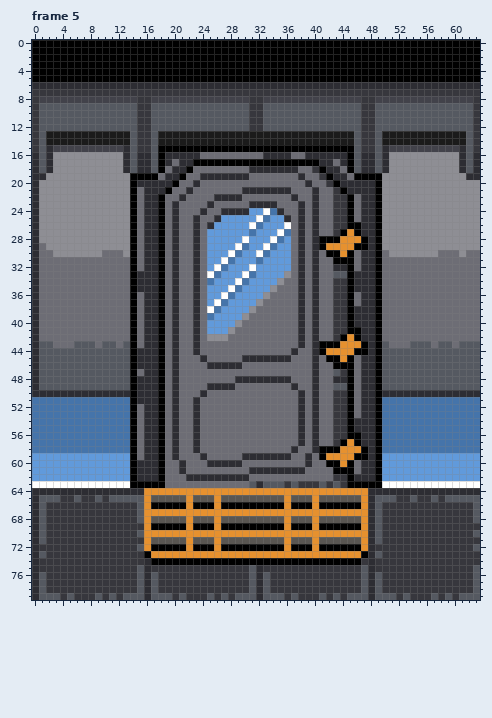
Pixel-art file -- Assets/Sprite/Interagibili/Door1/PortonePiano2.aseprite. This is how it looked before the edit.
64x80 pixels, 12 frames. Colours within 5 levels of each other are drawn and written as one. Shown: frame 5. The commit also changed other frames, which this record leaves out.
And afterwards:
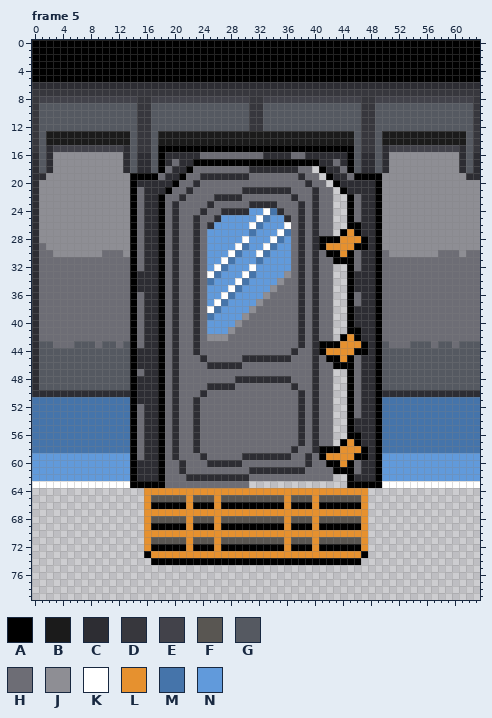
Palette (. is transparent): A #000000  B #1b1b1b  C #2d2d33  D #37373d  E #42424a  F #595652  G #555961  H #6d6d75  J #8e8e94  K #ffffff  L #e6912f  M #4574aa  N #619adb
Change:
layer "Layer 18" removed
--- frame 5
@@ x 38..46 @@
 17 AAACCHCAG
-18 HHDACCHAG
-19 CHHDACCHA
-20 HCHHDACCC
-21 HHCHHDACC
-22 HHCHHDDAH
-23 CHCHHDDAH
-24 CHCHHDDAH
-25 CHCHHDDAH
-26 CHCHHDDAA
-27 CHCHHDALA
+18 HH.ACCHAG
+19 CHH.ACCHA
+20 HCHH.ACCC
+21 HHCHH.ACC
+22 HHCHH..AH
+23 CHCHH..AH
+24 CHCHH..AH
+25 CHCHH..AH
+26 CHCHH..AA
+27 CHCHH.ALA
 28 CHCAAALLL
@@ x 41..46 @@
 31 HHAAAH
-32 HHCCAH
-33 HHGGAC
-34 HHDDAC
-35 HHDDAC
-36 HHDDAH
-37 HHDDAH
-38 HHDDAC
-39 HHDDAC
-40 HHDDAC
-41 HHDDAA
-42 HHDALA
+32 HH..AH
+33 HH..AC
+34 HH..AC
+35 HH..AC
+36 HH..AH
+37 HH..AH
+38 HH..AC
+39 HH..AC
+40 HH..AC
+41 HH..AA
+42 HH.ALA
 43 AAALLL
@@ x 41..46 @@
 46 HHAAAH
-47 HHGDAH
-48 HHCCAH
-49 HHGGAH
-50 HHDDAH
-51 HHDDAH
-52 HHDDAH
-53 HHDDAH
-54 HHDDAC
-55 HHDDAC
-56 HHDDAA
-57 HHDALA
+47 HH..AH
+48 HH..AH
+49 HH..AH
+50 HH..AH
+51 HH..AH
+52 HH..AH
+53 HH..AH
+54 HH..AC
+55 HH..AC
+56 HH..AA
+57 HH.ALA
 58 AAALLL
@@ x 0..63 @@
 61 NNNNNNNNNNNNNNACCCAHHCHHHHHHHHHCCCCCCCCHHHHAAAHCCANNNNNNNNNNNNNN
-62 NNNNNNNNNNNNNNACCCAHHHCCCCCCCCCHHHHHHHHHHHHDDACCCANNNNNNNNNNNNNN
-63 KKKKKKKKKKKKKKAAAAAHHHHHHHHHHHHGCGGGDGDDDGDGDAAAAAKKKKKKKKKKKKKK
-64 CCCCCCCCCCCCCCCCLLLLLLLLLLLLLLLLLLLLLLLLLLLLLLLLCCCCCCCCCCCCCCCC
-65 CGGGDDGDDGDGGGGGLFFFFFLFFFLFFFFFFFFFLFFFLFFFFFFLCGGGDDGDDGDGGGGG
-66 CGDDDDDDDDDDDDDGLAAAAALAAALAAAAAAAAALAAALAAAAAALCGDDDDDDDDDDDDDG
-67 CGDDDDDDDDDDDDDGLLLLLLLLLLLLLLLLLLLLLLLLLLLLLLLLCGDDDDDDDDDDDDDG
-68 CGDDDDDDDDDDDDDGLFFFFFLFFFLFFFFFFFFFLFFFLFFFFFFLCGDDDDDDDDDDDDDG
-69 CGDDDDDDDDDDDDDDLAAAAALAAALAAAAAAAAALAAALAAAAAALCGDDDDDDDDDDDDDD
-70 CGDDDDDDDDDDDDDGLLLLLLLLLLLLLLLLLLLLLLLLLLLLLLLLCGDDDDDDDDDDDDDG
-71 CGDDDDDDDDDDDDDDLFFFFFLFFFLFFFFFFFFFLFFFLFFFFFFLCGDDDDDDDDDDDDDD
-72 CDDDDDDDDDDDDDDGLAAAAALAAALAAAAAAAAALAAALAAAAAALCDDDDDDDDDDDDDDG
-73 CGDDDDDDDDDDDDDDALLLLLLLLLLLLLLLLLLLLLLLLLLLLLLACGDDDDDDDDDDDDDD
-74 CDDDDDDDDDDDDDDDCAAAAAAAAAAAAAAAAAAAAAAAAAAAAAADCDDDDDDDDDDDDDDD
-75 CDDDDDDDDDDDDDDGCDDDDDDDDDDDDDDGCDDDDDDDDDDDDDDGCDDDDDDDDDDDDDDG
-76 CGDDDDDDDDDDDDDGCGDDDDDDDDDDDDDGCGDDDDDDDDDDDDDGCGDDDDDDDDDDDDDG
-77 CGDDDDDDDDDDDDDGCGDDDDDDDDDDDDDGCGDDDDDDDDDDDDDGCGDDDDDDDDDDDDDG
-78 CGDDDDDDDDDDDDDGCGDDDDDDDDDDDDDGCGDDDDDDDDDDDDDGCGDDDDDDDDDDDDDG
-79 CGGGDGDDDGDGDGGGCGGGDGDDDGDGDGGGCGGGDGDDDGDGDGGGCGGGDGDDDGDGDGGG
+62 NNNNNNNNNNNNNNACCCAHHHCCCCCCCCCHHHHHHHHHHHH..ACCCANNNNNNNNNNNNNN
+63 KKKKKKKKKKKKKKAAAAAHHHHHHHHHHHH..............AAAAAKKKKKKKKKKKKKK
+64 ................LLLLLLLLLLLLLLLLLLLLLLLLLLLLLLLL................
+65 ................LFFFFFLFFFLFFFFFFFFFLFFFLFFFFFFL................
+66 ................LAAAAALAAALAAAAAAAAALAAALAAAAAAL................
+67 ................LLLLLLLLLLLLLLLLLLLLLLLLLLLLLLLL................
+68 ................LFFFFFLFFFLFFFFFFFFFLFFFLFFFFFFL................
+69 ................LAAAAALAAALAAAAAAAAALAAALAAAAAAL................
+70 ................LLLLLLLLLLLLLLLLLLLLLLLLLLLLLLLL................
+71 ................LFFFFFLFFFLFFFFFFFFFLFFFLFFFFFFL................
+72 ................LAAAAALAAALAAAAAAAAALAAALAAAAAAL................
+73 ................ALLLLLLLLLLLLLLLLLLLLLLLLLLLLLLA................
+74 .................AAAAAAAAAAAAAAAAAAAAAAAAAAAAAA.................
+75 ................................................................
+76 ................................................................
+77 ................................................................
+78 ................................................................
+79 ................................................................
